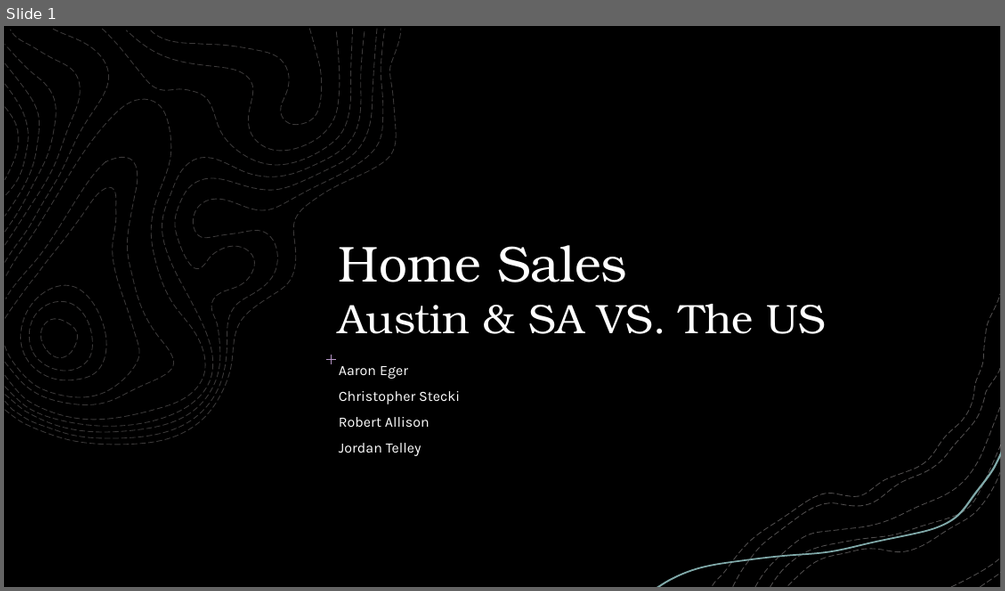
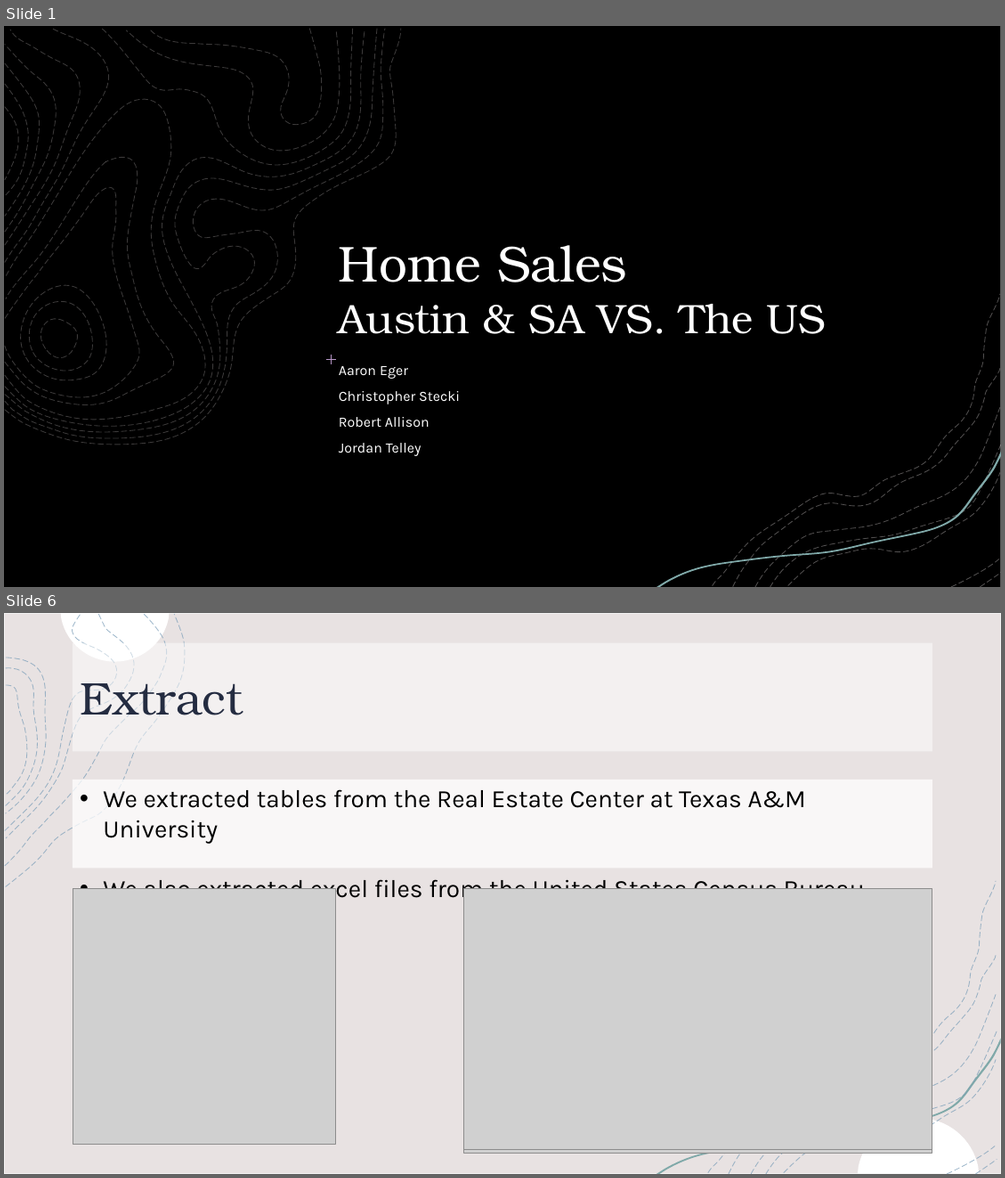
Before and after one commit to jtell32/Project-2, a slide deck: Project 2 (Group 4).pptx. Shown one above the other, each under a label of ours: slide 1 before the commit, slides 1 and 6 after it; the slides between them are not shown. The pictures are 1005x591 and 1005x1178 pixels, drawn with LibreOffice and Linux fonts; fonts in the diff are those of the drawing; grey boxes stand for pictures; background and template pictures are left out; a plain dark background stands for a picture behind light text. Boxes give left, top, right and bottom in pixels: in the first picture for what was removed or moved away, otherwise in the second. Text is boxed around its words. In the diff, an @@ line names an element or a change of style, - is before the commit and + after.

```diff
--- a/Project 2 (Group 4).pptx
+++ b/Project 2 (Group 4).pptx
@@ slide 6 added at (4, 613, 1001, 1174), background picture (left out); not listed: 11 template elements that a slide beside it also shows @@
@@ rectangle added at (4, 613, 1001, 1174), fill #E8E2E2, outline #F2F2F2 1 pt @@
@@ title added at (73, 643, 933, 751), fill #FFFFFF at 51% opacity, 44 pt, text #242C41 @@
+Extract
@@ group added at (6, 615, 185, 887): 4 freeform shapes @@
@@ rectangle added at (73, 779, 933, 868), fill #FFFFFF at 75% opacity, 24 pt, text #000000 @@
+• We extracted tables from the Real Estate Center at Texas A&M University
+• We also extracted excel files from the United States Census Bureau
@@ picture added at (73, 888, 335, 1144) @@
@@ picture added at (464, 890, 933, 1153) @@
@@ picture added at (464, 888, 933, 1149) @@
@@ freeform shape added at (708, 881, 996, 1172), outline #7FA1BA 0.75 pt dashed @@
@@ freeform shape added at (784, 1060, 995, 1172), outline #7FA1BA 0.75 pt dashed @@
```
Also in this commit, not shown: 3 slides changed, 2 other slides added, 3 slides removed, 1 other file.
